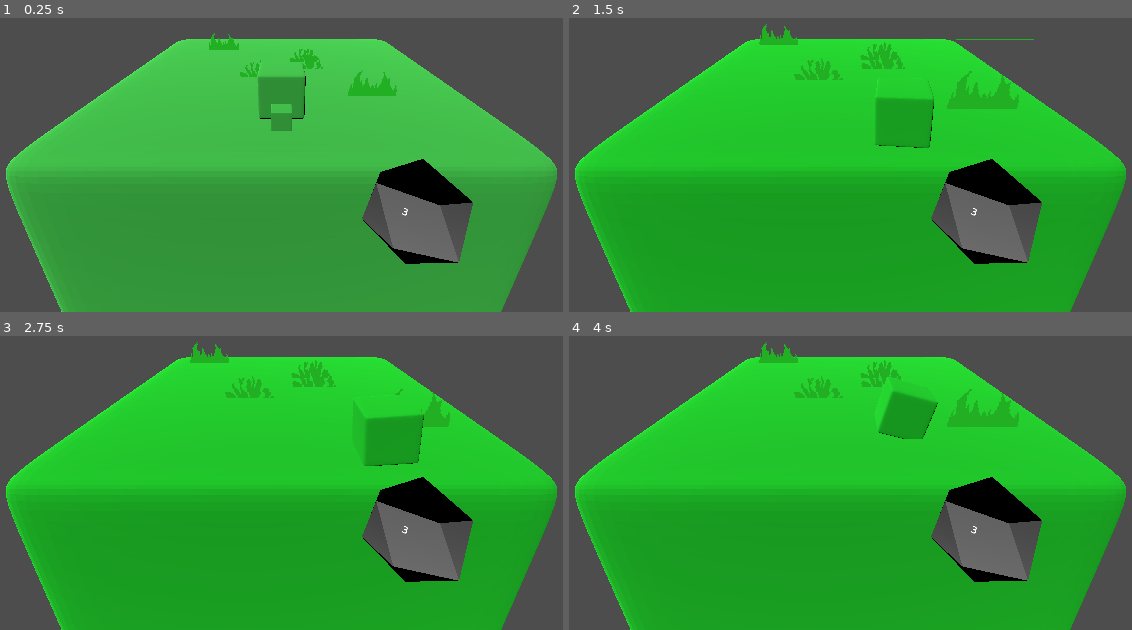
Above: before the commit, frames 1-4 (two rows, left to right).
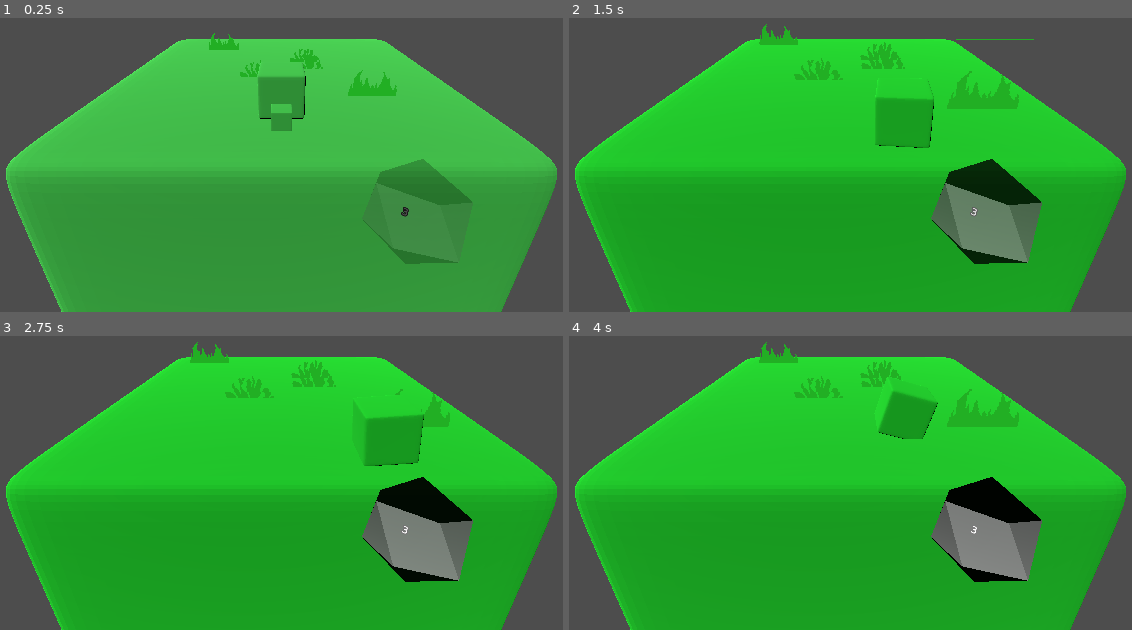
Above: after the commit, the same moments.

Repository: SomeSortOfSam/GMTKGameJam2022
Game: Godot game, scene res://World.tscn
Same seed, same stepped clock (60 frames per second), same inputs: the game is played once before the commit and once after it.
Inputs:
- Up to frame 1 (0.25 s): no input
- Up to frame 2 (1.5 s): hold D (ui_right) 0.53-1.28 s; hold S (ui_down) from 1.28 s (still down)
- Up to frame 3 (2.75 s): tap Enter at 2 s; release S (ui_down) at 2.03 s; hold D (ui_right) from 2.03 s (still down)
- Up to frame 4 (4 s): release D (ui_right) at 2.78 s; hold W (ui_up) 2.78-3.53 s; hold A (ui_left) from 3.53 s (still down)

The runs differ from the first frame. In frame 1, 5.0% of the frame differs, in the area x 64-85%, y 47-84%; in frame 2, 4.9%; in frame 3, 2.2%; in frame 4, 2.2%.

Commit message:
Added finalized biome art

Diff:
--- a/Cube.gd
+++ b/Cube.gd
@@ -13,11 +13,14 @@
 var current_side_template : DiceSide
 var current_side_index := -1
 var aculatted_number := 0
+var next_side_enabled := true
 
 signal rotation_finished(new_accumulated_number)
+signal requesting_interface(enabled)
 
 func _ready():
 	prepare_current_side(Vector2.DOWN).turns_lived = 1
+	emit_signal("requesting_interface",true)
 
 func _process(delta):
 	quaternion = quaternion.slerp(target_rotation,delta/time_to_rotate).normalized()
@@ -37,10 +40,13 @@
 func prepare_current_side(direction: Vector2) -> Node3D:
 	var side = get_next_side()
 	if side.has_method("prepare_side"):
+		if side.has_signal("requesting_disable_interface"):
+			side.connect("requesting_disable_interface",_on_side_requesting_disable_interface)
 		var number = get_current_side_number()
 		side.call_deferred("prepare_side",number,direction)
 		aculatted_number += get_current_side_number()
 		connect("rotation_finished",side.on_cube_rotation_finished)
+
 		add_child(side)
 		side.global_rotation = Vector3.ZERO
 		side.global_position = Vector3.DOWN * .09
@@ -48,14 +54,21 @@
 
 
 func _on_player_edge_reached(direction : Vector2):
-	var old_rotaiton = quaternion
-	direction = direction * (PI/2)
-	global_rotate(Vector3.FORWARD,direction.x)
-	global_rotate(Vector3.RIGHT,direction.y)
-	target_rotation = quaternion
-	prepare_current_side(direction/(PI/2))
-	quaternion = old_rotaiton
-	rotation_timer.start(time_to_rotate)
+	if next_side_enabled:
+		var old_rotaiton = quaternion
+		direction = direction * (PI/2)
+		global_rotate(Vector3.FORWARD,direction.x)
+		global_rotate(Vector3.RIGHT,direction.y)
+		target_rotation = quaternion
+		prepare_current_side(direction/(PI/2))
+		quaternion = old_rotaiton
+		rotation_timer.start(time_to_rotate)
+	else:
+		emit_signal("rotation_finished",aculatted_number)
 
 func _on_rotation_timer_timeout():
 	emit_signal("rotation_finished",aculatted_number)
+
+func _on_side_requesting_disable_interface():
+	next_side_enabled = false
+	emit_signal("requesting_interface",false)
--- a/D20.gd
+++ b/D20.gd
@@ -1,11 +1,22 @@
 extends MeshInstance3D
 
 @onready var label : Label3D = $Label3D
+@onready var material : StandardMaterial3D = mesh.surface_get_material(0)
 
 @export var rotations : Array[Quaternion]
 
+const time_to_fade := 1
 var number := 1
+var enabled := false
+
+func _process(delta):
+	var target = Color(1,1,1,1) if enabled else Color(0,0,0,0)
+	material.albedo_color = material.albedo_color.lerp(target,delta/time_to_fade)
+	label.modulate = label.modulate.lerp(target,delta/time_to_fade)
 
 func _on_cube_rotation_finished(new_accumulated_number):
 	number = new_accumulated_number
 	label.text = str(clamp(number,1,20))
+
+func _on_cube_requesting_interface(new_enabled):
+	enabled = new_enabled
--- a/D20.tres
+++ b/D20.tres
@@ -2,8 +2,9 @@
 
 [sub_resource type="StandardMaterial3D" id="StandardMaterial3D_nylcv"]
 resource_name = "None"
+transparency = 1
 no_depth_test = true
-albedo_color = Color(0.8, 0.8, 0.8, 1)
+albedo_color = Color(0.8, 0.8, 0.8, 0)
 metallic = 0.8
 
 [resource]
--- /dev/null
+++ b/Sides/Cave/Cave.tscn
@@ -0,0 +1,32 @@
+[gd_scene load_steps=4 format=3 uid="uid://ola5v10krmva"]
+
+[ext_resource type="Script" path="res://Sides/DiceSide.gd" id="1_yf5ny"]
+[ext_resource type="Texture2D" uid="uid://desd1f4hcgt3p" path="res://Sides/Cave/Rock1.png" id="2_aoxmn"]
+[ext_resource type="Texture2D" uid="uid://clt0tedge3108" path="res://Sides/Cave/Rock2.png" id="3_6hrqu"]
+
+[node name="Cave" type="Node3D"]
+script = ExtResource("1_yf5ny")
+normal_pip_path = NodePath("Pip")
+danger_pip_path = NodePath("DangerPip")
+danger_probibility = 0.3
+color = Color(0.611765, 0.564706, 0.65098, 1)
+
+[node name="Pip" type="Node3D" parent="."]
+
+[node name="Sprite3D2" type="Sprite3D" parent="Pip"]
+offset = Vector2(0, 56)
+billboard = 2
+double_sided = false
+alpha_cut = 1
+texture_filter = 0
+texture = ExtResource("2_aoxmn")
+
+[node name="DangerPip" type="Node3D" parent="."]
+
+[node name="Sprite3D3" type="Sprite3D" parent="DangerPip"]
+offset = Vector2(0, 56)
+billboard = 2
+double_sided = false
+alpha_cut = 1
+texture_filter = 0
+texture = ExtResource("3_6hrqu")
--- a/Sides/DiceSide.gd
+++ b/Sides/DiceSide.gd
@@ -50,10 +50,13 @@
 
 func on_cube_rotation_finished(_unused):
 	if turns_lived > 1:
-		scale_target = Vector3.ZERO
+		_on_pre_death()
 		death_timer.start()
 	else:
 		turns_lived += 1
 
+func _on_pre_death():
+	scale_target = Vector3.ZERO
+
 func _on_death_timer_timeout():
 	queue_free()
--- /dev/null
+++ b/Sides/Lair/Lair.tscn
@@ -0,0 +1,101 @@
+[gd_scene load_steps=13 format=3 uid="uid://cbjcafb1wxnkf"]
+
+[ext_resource type="Script" path="res://Sides/DiceSide.gd" id="1_yfc4y"]
+[ext_resource type="Texture2D" uid="uid://d4jovsbr5u1vt" path="res://Sides/Lair/Pillar0.png" id="2_1t0xk"]
+[ext_resource type="Texture2D" uid="uid://cbpief7qv4un8" path="res://Sides/Lair/Head0.png" id="3_jnqkp"]
+[ext_resource type="Texture2D" uid="uid://dpbvynwghu3qn" path="res://Sides/Lair/Pillar1.png" id="4_3undq"]
+
+[sub_resource type="AtlasTexture" id="AtlasTexture_tmj2c"]
+atlas = ExtResource("3_jnqkp")
+region = Rect2(0, 0, 64, 64)
+
+[sub_resource type="AtlasTexture" id="AtlasTexture_07l0g"]
+atlas = ExtResource("3_jnqkp")
+region = Rect2(64, 0, 64, 64)
+
+[sub_resource type="AtlasTexture" id="AtlasTexture_5iykp"]
+atlas = ExtResource("3_jnqkp")
+region = Rect2(128, 0, 64, 64)
+
+[sub_resource type="AtlasTexture" id="AtlasTexture_a3ru0"]
+atlas = ExtResource("3_jnqkp")
+region = Rect2(192, 0, 64, 64)
+
+[sub_resource type="AtlasTexture" id="AtlasTexture_x5thd"]
+atlas = ExtResource("3_jnqkp")
+region = Rect2(256, 0, 64, 64)
+
+[sub_resource type="SpriteFrames" id="SpriteFrames_cjv5w"]
+animations = [{
+"frames": [SubResource("AtlasTexture_tmj2c"), SubResource("AtlasTexture_07l0g"), SubResource("AtlasTexture_5iykp"), SubResource("AtlasTexture_a3ru0"), SubResource("AtlasTexture_x5thd")],
+"loop": true,
+"name": &"default",
+"speed": 12.0
+}]
+
+[sub_resource type="Animation" id="Animation_yrgg4"]
+resource_name = "Bob"
+length = 2.0
+loop_mode = 1
+step = 0.0833333
+tracks/0/type = "position_3d"
+tracks/0/imported = false
+tracks/0/enabled = true
+tracks/0/path = NodePath("Head")
+tracks/0/interp = 2
+tracks/0/loop_wrap = true
+tracks/0/keys = PackedFloat32Array(0.0833333, 1, 0, 1.2, 0, 1, 1, 0, 1.5, 0, 2.08333, 1, 0, 1.2, 0)
+
+[sub_resource type="AnimationLibrary" id="AnimationLibrary_6r502"]
+_data = {
+"Bob": SubResource("Animation_yrgg4")
+}
+
+[node name="Lair" type="Node3D"]
+script = ExtResource("1_yfc4y")
+normal_pip_path = NodePath("Pip")
+danger_pip_path = NodePath("DangerPip")
+danger_probibility = 0.5
+color = Color(0.611765, 0.505882, 0.878431, 1)
+
+[node name="Pip" type="Node3D" parent="."]
+
+[node name="Pillar" type="Sprite3D" parent="Pip"]
+offset = Vector2(0, 56)
+billboard = 2
+double_sided = false
+alpha_cut = 1
+texture_filter = 0
+texture = ExtResource("2_1t0xk")
+
+[node name="Head" type="AnimatedSprite3D" parent="Pip"]
+transform = Transform3D(1, 0, 0, 0, 1, 0, 0, 0, 1, 0, 1.2713, 0)
+billboard = 2
+double_sided = false
+alpha_cut = 1
+texture_filter = 0
+render_priority = 1
+frames = SubResource("SpriteFrames_cjv5w")
+playing = true
+
+[node name="AnimationPlayer" type="AnimationPlayer" parent="Pip"]
+autoplay = "Bob"
+libraries = {
+"": SubResource("AnimationLibrary_6r502")
+}
+
+[node name="AnimationPlayer" type="AnimationPlayer" parent="Pip/AnimationPlayer"]
+autoplay = "Bob"
+libraries = {
+"": SubResource("AnimationLibrary_6r502")
+}
+
+[node name="DangerPip" type="Node3D" parent="."]
+
+[node name="Sprite3D" type="Sprite3D" parent="DangerPip"]
+offset = Vector2(0, 56)
+billboard = 2
+double_sided = false
+alpha_cut = 1
+texture_filter = 0
+texture = ExtResource("4_3undq")
--- a/Sides/Woods/Woods.tscn
+++ b/Sides/Woods/Woods.tscn
@@ -1,8 +1,9 @@
-[gd_scene load_steps=4 format=3 uid="uid://b4sg1efngiymx"]
+[gd_scene load_steps=5 format=3 uid="uid://b4sg1efngiymx"]
 
 [ext_resource type="Script" path="res://Sides/DiceSide.gd" id="1_xnl7i"]
 [ext_resource type="Texture2D" uid="uid://1yofh62vhwbt" path="res://Sides/Woods/Tree0.png" id="2_j1cg2"]
 [ext_resource type="PackedScene" uid="uid://yhk1844cvdup" path="res://Player.tscn" id="3_rh8ne"]
+[ext_resource type="Texture2D" uid="uid://dgjp0771835nj" path="res://Sides/Woods/Tree1.png" id="4_ryjoa"]
 
 [node name="Woods" type="Node3D"]
 script = ExtResource("1_xnl7i")
@@ -24,3 +25,12 @@
 [node name="DangerPip" type="Node3D" parent="."]
 
 [node name="Player" parent="DangerPip" instance=ExtResource("3_rh8ne")]
+
+[node name="Sprite3D2" type="Sprite3D" parent="DangerPip"]
+transform = Transform3D(0.5, 0, 0, 0, 0.5, 0, 0, 0, 0.5, 0, 0, 0)
+offset = Vector2(0, 32)
+billboard = 2
+double_sided = false
+alpha_cut = 1
+texture_filter = 0
+texture = ExtResource("4_ryjoa")
--- /dev/null
+++ b/Sides/YouWin/YouWin.gd
@@ -0,0 +1,16 @@
+extends DiceSide
+
+signal requesting_disable_interface
+
+func _ready():
+	super()
+	turns_lived = 1
+
+func _on_pre_death():
+	pass
+
+func prepare_side(number : int ,direction : Vector2):
+	emit_signal("requesting_disable_interface")
+
+func _on_death_timer_timeout():
+	get_tree().quit()
--- /dev/null
+++ b/Sides/YouWin/YouWin.tscn
@@ -0,0 +1,49 @@
+[gd_scene load_steps=10 format=3 uid="uid://mgvpqxnqk4mr"]
+
+[ext_resource type="Script" path="res://Sides/YouWin/YouWin.gd" id="1_hfr1m"]
+[ext_resource type="Texture2D" uid="uid://c6qh4ykrf51sn" path="res://Sides/YouWin/Cake.png" id="2_lp3gj"]
+
+[sub_resource type="AtlasTexture" id="AtlasTexture_yeyuc"]
+atlas = ExtResource("2_lp3gj")
+region = Rect2(0, 0, 128, 128)
+
+[sub_resource type="AtlasTexture" id="AtlasTexture_0xgof"]
+atlas = ExtResource("2_lp3gj")
+region = Rect2(128, 0, 128, 128)
+
+[sub_resource type="AtlasTexture" id="AtlasTexture_5eino"]
+atlas = ExtResource("2_lp3gj")
+region = Rect2(256, 0, 128, 128)
+
+[sub_resource type="AtlasTexture" id="AtlasTexture_otey6"]
+atlas = ExtResource("2_lp3gj")
+region = Rect2(384, 0, 128, 128)
+
+[sub_resource type="AtlasTexture" id="AtlasTexture_eitva"]
+atlas = ExtResource("2_lp3gj")
+region = Rect2(512, 0, 128, 128)
+
+[sub_resource type="AtlasTexture" id="AtlasTexture_5fs40"]
+atlas = ExtResource("2_lp3gj")
+region = Rect2(640, 0, 128, 128)
+
+[sub_resource type="SpriteFrames" id="SpriteFrames_3h2tl"]
+animations = [{
+"frames": [SubResource("AtlasTexture_yeyuc"), SubResource("AtlasTexture_0xgof"), SubResource("AtlasTexture_5eino"), SubResource("AtlasTexture_otey6"), SubResource("AtlasTexture_eitva"), SubResource("AtlasTexture_5fs40")],
+"loop": true,
+"name": &"default",
+"speed": 12.0
+}]
+
+[node name="Node3D" type="Node3D"]
+script = ExtResource("1_hfr1m")
+
+[node name="AnimatedSprite3D" type="AnimatedSprite3D" parent="."]
+offset = Vector2(0, 56)
+billboard = 2
+double_sided = false
+alpha_cut = 1
+texture_filter = 0
+frames = SubResource("SpriteFrames_3h2tl")
+frame = 4
+playing = true
--- a/World.tscn
+++ b/World.tscn
@@ -1,16 +1,19 @@
-[gd_scene load_steps=6 format=3 uid="uid://b2wegejhto57i"]
+[gd_scene load_steps=9 format=3 uid="uid://b2wegejhto57i"]
 
 [ext_resource type="PackedScene" uid="uid://6fpaqq10x0o7" path="res://Cube.tscn" id="1_ekfan"]
 [ext_resource type="PackedScene" uid="uid://e3t7iglp0ytt" path="res://Sides/Grassland/Grassland.tscn" id="2_4tivh"]
 [ext_resource type="PackedScene" uid="uid://b4sg1efngiymx" path="res://Sides/Woods/Woods.tscn" id="3_do84m"]
+[ext_resource type="PackedScene" uid="uid://cbjcafb1wxnkf" path="res://Sides/Lair/Lair.tscn" id="4_cy455"]
+[ext_resource type="PackedScene" uid="uid://ola5v10krmva" path="res://Sides/Cave/Cave.tscn" id="4_dfjrt"]
 [ext_resource type="ArrayMesh" uid="uid://csmyr8v5i4oww" path="res://D20.tres" id="4_xx8gt"]
 [ext_resource type="Script" path="res://D20.gd" id="5_trjuh"]
+[ext_resource type="PackedScene" uid="uid://mgvpqxnqk4mr" path="res://Sides/YouWin/YouWin.tscn" id="6_nohuf"]
 
 [node name="World" type="Node3D"]
 
 [node name="Cube" parent="." instance=ExtResource("1_ekfan")]
 transform = Transform3D(1, 0, 0, 0, 1, 0, 0, 0, 1, 0, -1.1, 0)
-sides = [ExtResource("2_4tivh"), ExtResource("3_do84m")]
+sides = [ExtResource("2_4tivh"), ExtResource("3_do84m"), ExtResource("4_dfjrt"), ExtResource("4_cy455"), ExtResource("6_nohuf")]
 
 [node name="Camera3D" type="Camera3D" parent="."]
 transform = Transform3D(1, 0, 0, 0, 0.927184, 0.374607, 0, -0.374607, 0.927184, 0, 0.5, 1.8)
@@ -33,6 +36,7 @@
 transform = Transform3D(0.908508, 0.137423, -0.394624, 0, 0.944378, 0.328867, 0.417867, -0.298778, 0.857974, -0.192686, 0.184095, 0.814795)
 no_depth_test = true
 render_priority = 1
+modulate = Color(1, 1, 1, 0)
 text = "3"
 font_size = 32
 
@@ -40,4 +44,5 @@
 transform = Transform3D(1, -4.47035e-08, 0, 2.98023e-08, 0.999999, -3.27826e-07, 0, 1.19209e-07, 1, 0.115, 0, 1)
 visible = false
 
+[connection signal="requesting_interface" from="Cube" to="D20" method="_on_cube_requesting_interface"]
 [connection signal="rotation_finished" from="Cube" to="D20" method="_on_cube_rotation_finished"]
Binary file added: Sides/Cave/Rock.png
Not shown, added: Sides/Cave/Rock.png.import
Binary file added: Sides/Cave/Rock1.png
Not shown, added: Sides/Cave/Rock1.png.import
Binary file added: Sides/Cave/Rock2.png
Not shown, added: Sides/Cave/Rock2.png.import
Binary file added: Sides/Cave/Rock3.png
Not shown, added: Sides/Cave/Rock3.png.import
Binary file added: Sides/Lair/Head0.png
Not shown, added: Sides/Lair/Head0.png.import
Binary file added: Sides/Lair/Pillar0.aseprite
Binary file added: Sides/Lair/Pillar0.png
(and 8 more such lines)
